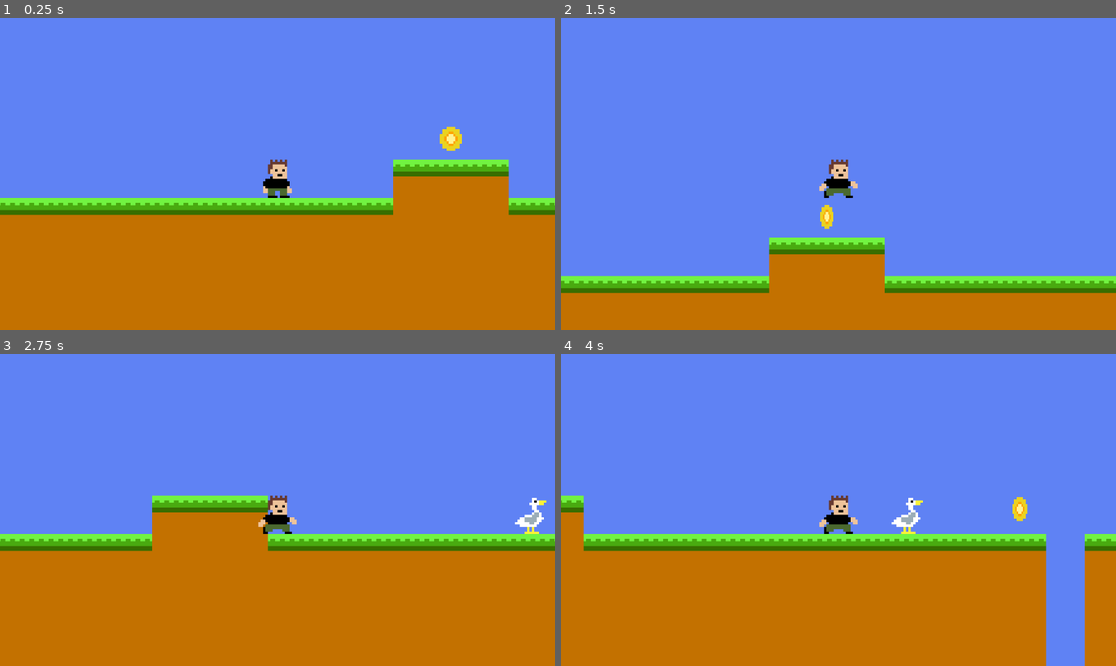
Above: before the commit, frames 1-4 (two rows, left to right).
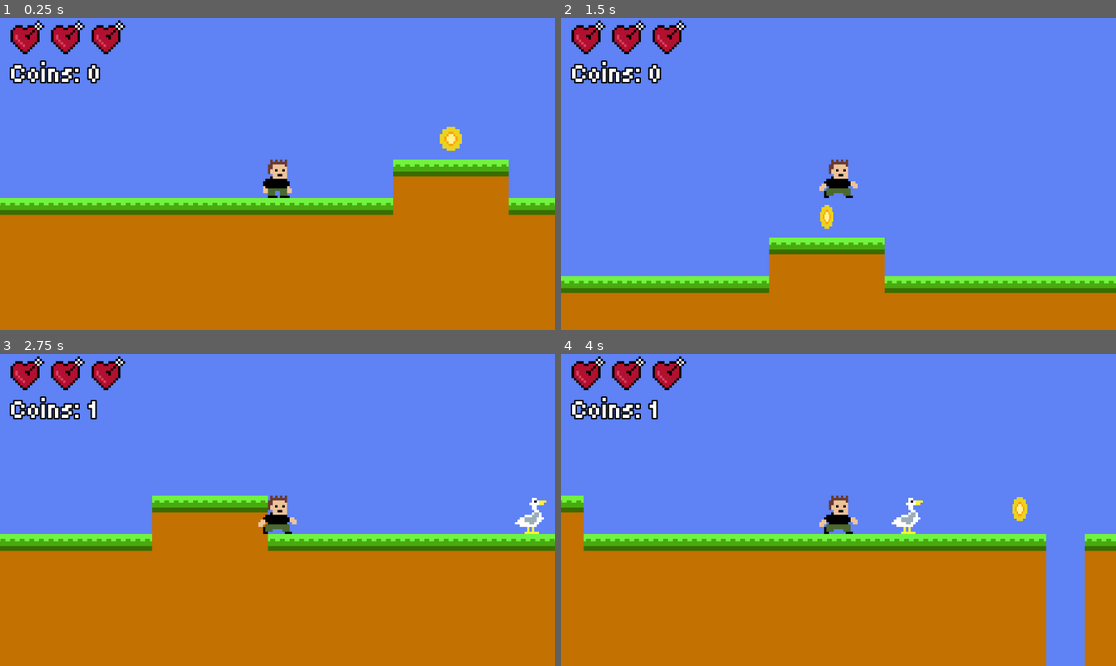
Above: after the commit, the same moments.

Repository: BrendanGasparin/gd-2d-platformer
Game: Godot game, scene res://Scenes/Levels/W1L1.tscn
The game is run twice, just before and just after one commit, with the same random seed, the same clock (stepped at 60 frames per second) and the same inputs.
Inputs:
- Up to frame 1 (0.25 s): no input
- Up to frame 2 (1.5 s): hold Right (move_right) from 0.53 s (still down); tap Up (jump) at 0.77 s
- Up to frame 3 (2.75 s): tap Up (jump) at 1.52 s; release Right (move_right) at 2.03 s; hold Left (move_left) from 2.03 s (still down)
- Up to frame 4 (4 s): release Left (move_left) at 2.78 s; hold Right (move_right) from 2.78 s (still down); tap Up (jump) at 3.02, 3.77 s

The runs differ from the first frame. In frame 1, 2.0% of the frame differs, in the area x 1-23%, y 0-22%; in frame 2, 2.0%; in frame 3, 1.9%; in frame 4, 1.9%.

Commit message:
Implement UI to track health and coins

Diff:
--- a/Scenes/player.tscn
+++ b/Scenes/player.tscn
@@ -3,9 +3,18 @@
 [ext_resource type="Script" uid="uid://cn6cows8pqhur" path="res://Scripts/player.gd" id="1_cvnsp"]
 [ext_resource type="Texture2D" uid="uid://oydmunb7j23y" path="res://Sprites/Characters/player001_idle.png" id="2_cvnsp"]
 [ext_resource type="Texture2D" uid="uid://chet1g3jyulkh" path="res://Sprites/Characters/player100_running.png" id="3_6t5aa"]
+[ext_resource type="Script" uid="uid://lda7xn3ac3n4" path="res://Scripts/player_ui.gd" id="3_x3wgy"]
+[ext_resource type="Texture2D" uid="uid://cmmyv27tmes7q" path="res://Sprites/Objects/heart.png" id="4_vgqql"]
+[ext_resource type="FontFile" uid="uid://dvfvoc5ibplow" path="res://Fonts/Tiny5-Regular.ttf" id="5_fkybt"]
 
 [sub_resource type="RectangleShape2D" id="RectangleShape2D_cvnsp"]
 size = Vector2(23.057426, 40.897236)
+
+[sub_resource type="LabelSettings" id="LabelSettings_vgqql"]
+font = ExtResource("5_fkybt")
+font_size = 56
+outline_size = 12
+outline_color = Color(0, 0, 0, 1)
 
 [sub_resource type="Animation" id="Animation_vgqql"]
 length = 0.001
@@ -94,6 +103,37 @@
 position = Vector2(0, -10)
 zoom = Vector2(5, 5)
 
+[node name="CanvasLayer" type="CanvasLayer" parent="." unique_id=1060715555]
+script = ExtResource("3_x3wgy")
+
+[node name="HealthContainer" type="HBoxContainer" parent="CanvasLayer" unique_id=304663172]
+offset_left = 17.0
+offset_right = 265.0
+offset_bottom = 80.0
+
+[node name="Heart" type="TextureRect" parent="CanvasLayer/HealthContainer" unique_id=561659370]
+layout_mode = 2
+texture = ExtResource("4_vgqql")
+expand_mode = 2
+
+[node name="Heart2" type="TextureRect" parent="CanvasLayer/HealthContainer" unique_id=341495866]
+layout_mode = 2
+texture = ExtResource("4_vgqql")
+expand_mode = 2
+
+[node name="Heart3" type="TextureRect" parent="CanvasLayer/HealthContainer" unique_id=2024854826]
+layout_mode = 2
+texture = ExtResource("4_vgqql")
+expand_mode = 2
+
+[node name="CoinsText" type="Label" parent="CanvasLayer" unique_id=1198197591]
+offset_left = 23.0
+offset_top = 84.0
+offset_right = 204.0
+offset_bottom = 151.0
+text = "Coins: 0"
+label_settings = SubResource("LabelSettings_vgqql")
+
 [node name="AnimationPlayer" type="AnimationPlayer" parent="." unique_id=1411069339]
 libraries/ = SubResource("AnimationLibrary_8erm5")
 
--- a/Scripts/player.gd
+++ b/Scripts/player.gd
@@ -1,4 +1,7 @@
 extends CharacterBody2D
+
+signal OnUpdateHealth(health : int)
+signal OnUpdateCoins(coins : int)
 
 @export var move_speed : float = 100
 @export var acceleration : float = 5
@@ -47,6 +50,10 @@
 
 func take_damage(amount : int):
 	health -= amount
+
+	# Emit signal for player_ui.gd
+	OnUpdateHealth.emit(health)
+
 	if health <= 0:
 		call_deferred("game_over")
 
@@ -55,4 +62,4 @@
 
 func increase_coins(amount : int):
 	Stats.score += amount
-	print(Stats.score)
+	OnUpdateCoins.emit(Stats.score)
--- /dev/null
+++ b/Scripts/player_ui.gd
@@ -0,0 +1,23 @@
+extends CanvasLayer
+
+@onready var health_container = $HealthContainer
+@onready var score_text : Label = $CoinsText
+@onready var player = get_parent()
+
+var hearts : Array = []
+
+func _ready():
+	hearts = health_container.get_children()
+
+	player.OnUpdateHealth.connect(_update_hearts)
+	player.OnUpdateCoins.connect(_update_coins)
+
+	_update_hearts(player.health)
+	_update_coins(Stats.score)
+
+func _update_hearts(health : int):
+	for i in len(hearts):
+		hearts[i].visible = i < health
+
+func _update_coins(score : int):
+	score_text.text = "Coins: " + str(score)
Binary file added: Fonts/Tiny5-Regular.ttf
Not shown, added: Fonts/Tiny5-Regular.ttf.import
Not shown, added: Scripts/player_ui.gd.uid
Binary file added: Sprites/Objects/heart.png
Not shown, added: Sprites/Objects/heart.png.import
